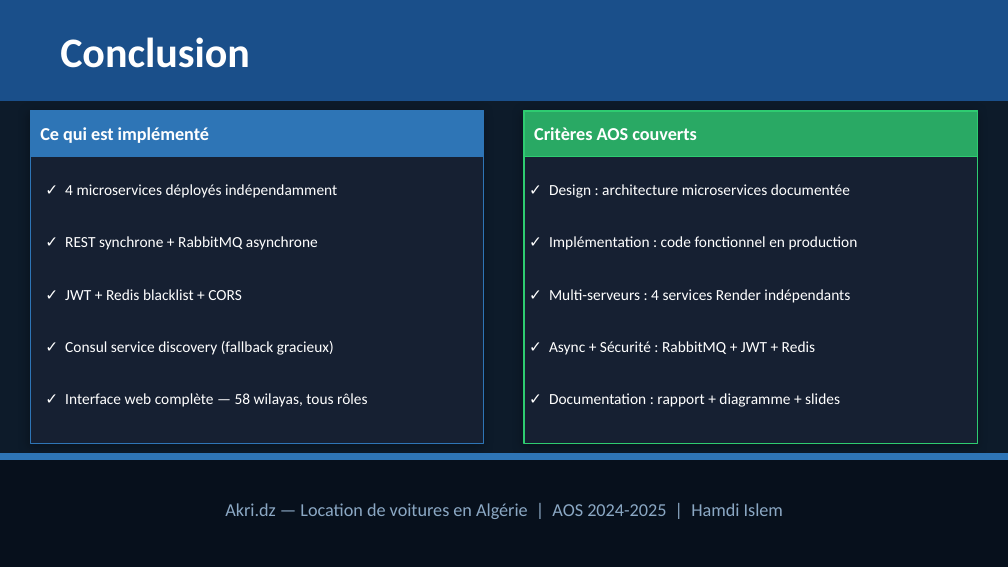
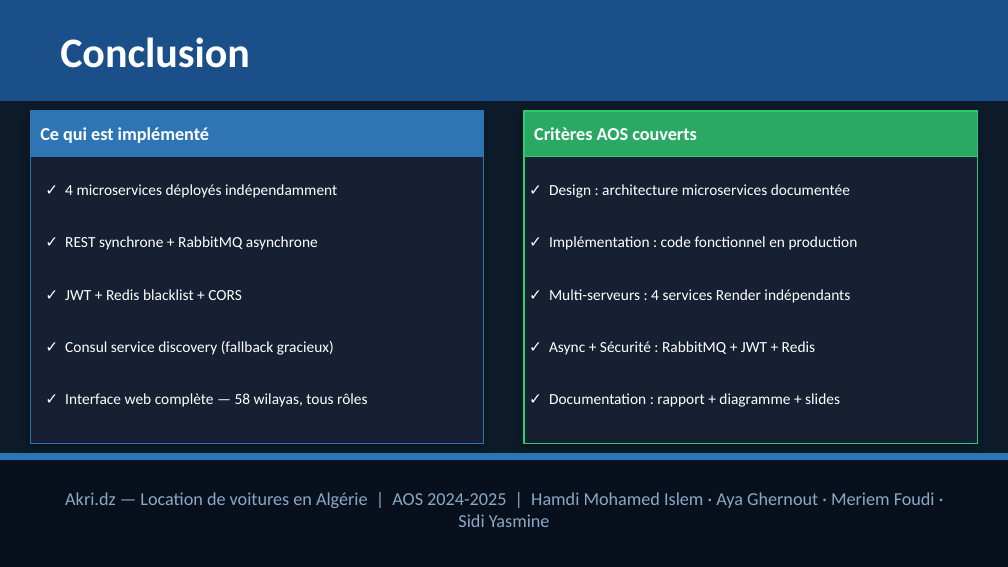
Before and after one commit to hamdiislem/akri.dz, a slide deck: slide 12 of docs/presentation_akri.pptx. Drawn at 1008x567 pixels with LibreOffice and Linux fonts; fonts in the diff are those of the drawing. Boxes give left, top, right and bottom in pixels: in the first picture for what was removed or moved away, otherwise in the second. Text is boxed around its words. In the diff, an @@ line names an element or a change of style, - is before the commit and + after.

```diff
--- a/docs/presentation_akri.pptx
+++ b/docs/presentation_akri.pptx
@@ text at <box>65,492,935,527</box>: text changed @@
-Akri.dz — Location de voitures en Algérie | AOS 2024-2025 | Hamdi Islem
+Akri.dz — Location de voitures en Algérie | AOS 2024-2025 | Hamdi Mohamed Islem · Aya Ghernout · Meriem Foudi · Sidi Yasmine
```
Also in this commit, not shown: 3 other slides changed, 1 other file.
